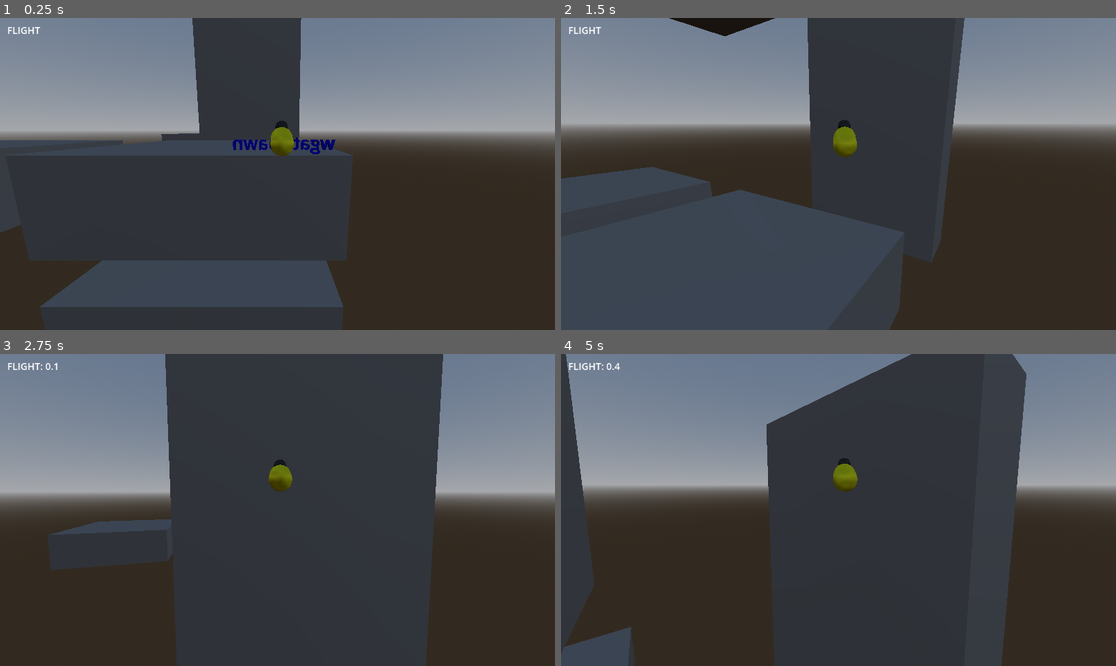
Above: before the commit, frames 1-4 (two rows, left to right).
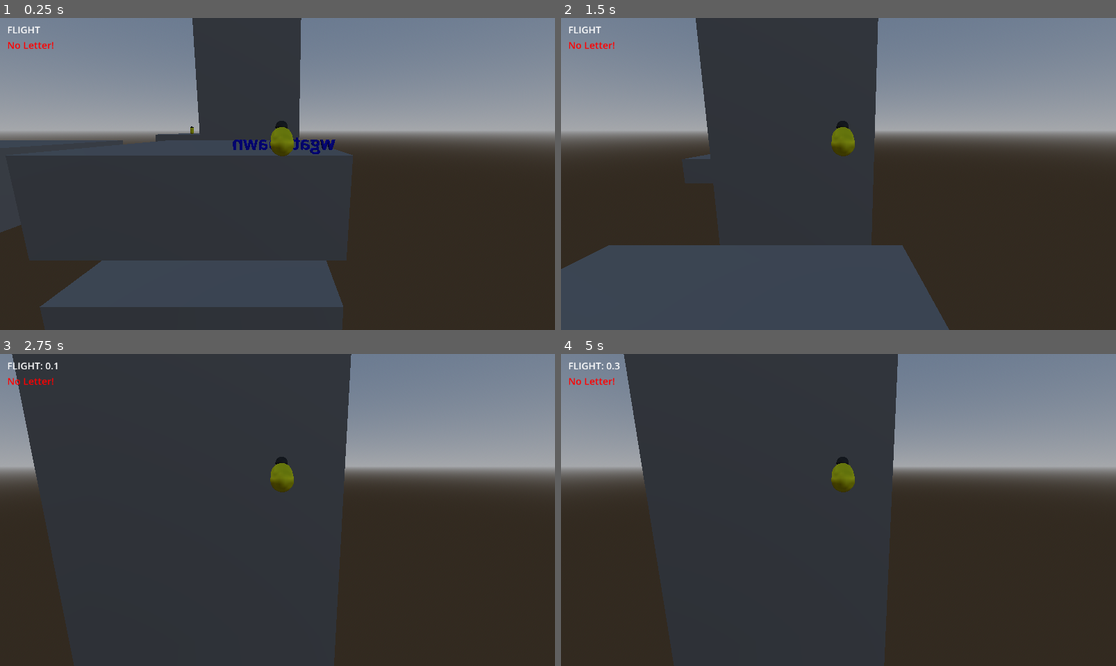
Above: after the commit, the same moments.

Repository: GunterJr/game-jam-feb
Game: Godot game, scene res://scenes/areas/movement-testing.tscn
Two runs of this game, one before a commit and one after it. Both use one fixed random seed, a clock stepped at 60 frames per second and the inputs below.
Inputs (mouse positions are in pixels of both pictures, inside the frame that each line leads up to):
- Up to frame 1 (0.25 s): no input
- Up to frame 2 (1.5 s): tap Enter (ui_accept) at 0.5 s; move the mouse to (866, 174) at 0.52 s; hold Enter (ui_accept) 0.53-1.28 s; hold W (forward) from 0.53 s (still down); click (866, 174) at 0.67 s; tap Space (jump) at 0.77 s; move the mouse to (810, 174) at 1.27 s; tap Shift (dash) at 1.35 s; click (810, 174) at 1.42 s
- Up to frame 3 (2.75 s): keep holding W (forward); tap Space (jump) at 1.52 s; tap Enter (ui_accept) at 1.55 s; move the mouse to (288, 503) at 2.02 s; hold Enter (ui_accept) from 2.03 s (still down); click (288, 503) at 2.17 s
- Up to frame 4 (5 s): keep holding W (forward); move the mouse to (832, 516) at 2.77 s; release Enter (ui_accept) at 2.78 s; tap Enter (ui_accept) at 2.85, 4.35 s; click (832, 516) at 2.92 s; tap Space (jump) at 3.02, 3.77, 4.52 s; move the mouse to (877, 513) at 3.52 s; hold Enter (ui_accept) 3.53-4.28 s; tap Shift (dash) at 3.6 s; click (877, 513) at 3.67 s; move the mouse to (794, 506) at 4.27 s; click (794, 506) at 4.42 s

The runs differ from the first frame. In frame 1, 0.2% of the frame differs, in the area x 1-36%, y 2-40%; in frame 2, 32%; in frame 3, 33%; in frame 4, 39%, in the area x 0-100%, y 0-100%.

Commit message:
Add letter giving and text box for suitor bee. Note: GUI is now an autoload.

Diff:
--- a/project.godot
+++ b/project.godot
@@ -14,6 +14,10 @@
 run/main_scene="uid://82t42v7w6sgc"
 config/features=PackedStringArray("4.6", "Forward Plus")
 config/icon="res://icon.svg"
+
+[autoload]
+
+GUI="*uid://368t47su1g8u"
 
 [input]
 
--- a/scenes/actors/suitor-bee.tscn
+++ b/scenes/actors/suitor-bee.tscn
@@ -1,4 +1,6 @@
 [gd_scene format=3 uid="uid://dfkgkk2hqb77"]
+
+[ext_resource type="Script" uid="uid://l1ujqc4mr02m" path="res://scripts/suitor_bee.gd" id="1_d226x"]
 
 [sub_resource type="CapsuleMesh" id="CapsuleMesh_p8kpe"]
 radius = 0.1
@@ -14,13 +16,39 @@
 [sub_resource type="StandardMaterial3D" id="StandardMaterial3D_1tyor"]
 albedo_color = Color(0, 0, 0, 1)
 
+[sub_resource type="CapsuleShape3D" id="CapsuleShape3D_p8kpe"]
+radius = 0.1
+height = 0.3
+
+[sub_resource type="BoxShape3D" id="BoxShape3D_d226x"]
+size = Vector3(1.9696045, 0.7180176, 1.5402832)
+
 [node name="SuitorBee" type="StaticBody3D" unique_id=643648152]
+script = ExtResource("1_d226x")
 
-[node name="MeshInstance3D" type="MeshInstance3D" parent="." unique_id=63989046]
+[node name="Body" type="MeshInstance3D" parent="." unique_id=63989046]
 mesh = SubResource("CapsuleMesh_p8kpe")
 surface_material_override/0 = SubResource("StandardMaterial3D_d226x")
 
-[node name="MeshInstance3D" type="MeshInstance3D" parent="MeshInstance3D" unique_id=1423929763]
+[node name="MeshInstance3D" type="MeshInstance3D" parent="Body" unique_id=1423929763]
 transform = Transform3D(1, 0, 0, 0, 1, 0, 0, 0, 1, 0, 0.16721326, 0)
 mesh = SubResource("SphereMesh_p8kpe")
 surface_material_override/0 = SubResource("StandardMaterial3D_1tyor")
+
+[node name="CollisionShape3D" type="CollisionShape3D" parent="." unique_id=2059620147]
+shape = SubResource("CapsuleShape3D_p8kpe")
+
+[node name="Voice" type="Label3D" parent="." unique_id=165716873]
+transform = Transform3D(1, 0, 0, 0, 1, 0, 0, 0, 1, 0, 0.36995763, 0)
+pixel_size = 0.003
+billboard = 1
+text = "My name is awesome guy"
+
+[node name="CollectTrigger" type="Area3D" parent="." unique_id=1762402684]
+collision_mask = 2
+
+[node name="CollisionShape3D" type="CollisionShape3D" parent="CollectTrigger" unique_id=1332121387]
+transform = Transform3D(1, 0, 0, 0, 1, 0, 0, 0, 1, 0.035949707, 0.14099121, -0.01550293)
+shape = SubResource("BoxShape3D_d226x")
+
+[connection signal="body_entered" from="CollectTrigger" to="." method="on_player_enter"]
--- a/scenes/areas/movement-testing.tscn
+++ b/scenes/areas/movement-testing.tscn
@@ -1,9 +1,9 @@
 [gd_scene format=3 uid="uid://82t42v7w6sgc"]
 
 [ext_resource type="PackedScene" uid="uid://b3lnfnn3odxmx" path="res://scenes/actors/benson.tscn" id="1_0kmkr"]
-[ext_resource type="PackedScene" uid="uid://368t47su1g8u" path="res://scenes/misc/gui.tscn" id="2_akchg"]
 [ext_resource type="PackedScene" uid="uid://d3w30uoyca4fd" path="res://scenes/objects/honey-ball.tscn" id="3_18mwh"]
 [ext_resource type="PackedScene" uid="uid://c6dlgb1usn7cx" path="res://scenes/objects/spawnpoint.tscn" id="3_64h5n"]
+[ext_resource type="PackedScene" uid="uid://dfkgkk2hqb77" path="res://scenes/actors/suitor-bee.tscn" id="5_5h40q"]
 
 [sub_resource type="BoxShape3D" id="BoxShape3D_5hakr"]
 size = Vector3(3, 1, 3)
@@ -91,8 +91,14 @@
 transform = Transform3D(3, 0, 0, 0, -1, 0, 0, 0, 3, 0, 0, 0)
 mesh = SubResource("BoxMesh_0kmkr")
 
-[node name="MeshInstance3D2" type="MeshInstance3D" parent="StaticBody3D6" unique_id=1018382128]
-transform = Transform3D(3, 0, 0, 0, -1, 0, 0, 0, 3, 0, 0, 10.637159)
+[node name="StaticBody3D7" type="StaticBody3D" parent="." unique_id=991738707]
+transform = Transform3D(1, 0, 0, 0, 1, 0, 0, 0, 1, 4, -0.50688237, 10)
+
+[node name="CollisionShape3D" type="CollisionShape3D" parent="StaticBody3D7" unique_id=1807492554]
+shape = SubResource("BoxShape3D_5hakr")
+
+[node name="MeshInstance3D" type="MeshInstance3D" parent="StaticBody3D7" unique_id=768550496]
+transform = Transform3D(3, 0, 0, 0, -1, 0, 0, 0, 3, 0, 0, 0)
 mesh = SubResource("BoxMesh_0kmkr")
 
 [node name="Benson" parent="." unique_id=193555425 node_paths=PackedStringArray("spawnpoint") instance=ExtResource("1_0kmkr")]
@@ -102,11 +108,6 @@
 [node name="WorldEnvironment" type="WorldEnvironment" parent="." unique_id=1927498808]
 environment = SubResource("Environment_18mwh")
 
-[node name="CanvasLayer" type="CanvasLayer" parent="." unique_id=1599625562]
-
-[node name="GUI" parent="CanvasLayer" unique_id=901090881 instance=ExtResource("2_akchg")]
-mouse_filter = 1
-
 [node name="HoneyBall" parent="." unique_id=726348483 instance=ExtResource("3_18mwh")]
 transform = Transform3D(1, 0, 0, 0, 1, 0, 0, 0, 1, 3.4648788, -0.9638493, -1.9703925)
 honey_type = 1
@@ -114,4 +115,5 @@
 [node name="Spawnpoint" parent="." unique_id=71272684 instance=ExtResource("3_64h5n")]
 transform = Transform3D(1, 0, 0, 0, 1, 0, 0, 0, 1, -0.9007504, 0.09811757, -1.4054432)
 
-[connection signal="flew" from="Benson" to="CanvasLayer/GUI" method="update_flight"]
+[node name="SuitorBee" parent="." unique_id=643648152 instance=ExtResource("5_5h40q")]
+transform = Transform3D(1, 0, 0, 0, 1, 0, 0, 0, 1, 4.076533, 0.19311757, 9.865849)
--- a/scenes/misc/gui.tscn
+++ b/scenes/misc/gui.tscn
@@ -1,5 +1,6 @@
 [gd_scene format=3 uid="uid://368t47su1g8u"]
 
+[ext_resource type="Theme" uid="uid://du4wweld30pxv" path="res://scenes/misc/gui_theme.tres" id="1_iox2t"]
 [ext_resource type="Script" uid="uid://dr2k4w3ora5y" path="res://scripts/gui.gd" id="1_yxipg"]
 
 [node name="GUI" type="Control" unique_id=901090881]
@@ -9,6 +10,7 @@
 anchor_bottom = 1.0
 grow_horizontal = 2
 grow_vertical = 2
+theme = ExtResource("1_iox2t")
 script = ExtResource("1_yxipg")
 
 [node name="MarginContainer" type="MarginContainer" parent="." unique_id=1194406925]
@@ -18,8 +20,15 @@
 theme_override_constants/margin_left = 15
 theme_override_constants/margin_top = 10
 
-[node name="FlightRemaining" type="Label" parent="MarginContainer" unique_id=1126317301]
+[node name="VBoxContainer" type="VBoxContainer" parent="MarginContainer" unique_id=1142255032]
 layout_mode = 2
-theme_override_font_sizes/font_size = 20
+
+[node name="FlightRemaining" type="Label" parent="MarginContainer/VBoxContainer" unique_id=1126317301]
+layout_mode = 2
 text = "FLIGHT"
 metadata/_edit_use_anchors_ = true
+
+[node name="LetterStatus" type="Label" parent="MarginContainer/VBoxContainer" unique_id=1735477788]
+layout_mode = 2
+theme_override_colors/font_color = Color(1, 0, 0, 1)
+text = "No Letter!"
--- /dev/null
+++ b/scenes/misc/gui_theme.tres
@@ -0,0 +1,4 @@
+[gd_resource type="Theme" format=3 uid="uid://du4wweld30pxv"]
+
+[resource]
+Label/font_sizes/font_size = 20
--- a/scripts/benson.gd
+++ b/scripts/benson.gd
@@ -21,11 +21,6 @@
 @onready var body: Node3D = $Orientation
 @onready var camarm : SpringArm3D = $CameraArm
 @onready var buzzer: AudioStreamPlayer3D = $Buzzer
-
-
-## Emits each frame the player is flying.
-## TODO: retarded
-signal flew(new_time)
 
 ## Set Benson's position to the listed spawnpoint.
 func respawn() -> void:
@@ -81,7 +76,7 @@
 			velocity.y = 0
 		velocity.y += flight_velocity
 		current_flight_time += delta
-		flew.emit(current_flight_time)
+		GUI.update_flight(current_flight_time)
 
 	# Get the input direction and handle the movement/deceleration.
 	var input_vector : Vector2 = Vector2(
@@ -111,7 +106,7 @@
 			velocity.z += move_direction.z * flight_speed * delta
 
 		var target_angle := Vector3.BACK.signed_angle_to(move_direction, Vector3.UP)
-		body.global_rotation.y = lerp(target_angle, body.global_rotation.y, 0.6)
+		body.global_rotation.y = lerpf(target_angle, body.global_rotation.y, 0.6)
 
 		#handle dash
 		if Input.is_action_just_pressed("dash") and !is_on_floor() and current_flight_time < flight_time:
@@ -126,7 +121,6 @@
 
 
 	move_and_slide()
-
 	current_velocity = velocity
 
 ## "Refreshes" the players flight time. This method could techincally be placed
--- a/scripts/gui.gd
+++ b/scripts/gui.gd
@@ -1,6 +1,23 @@
 extends Control
+
+@onready var flight_remaining: Label = $MarginContainer/VBoxContainer/FlightRemaining
+@onready var letter_status: Label = $MarginContainer/VBoxContainer/LetterStatus
+
+## Really, this should not be stored in a GUI singleton, it probably should be
+## some other autoload for game state. Oh well.
+var has_letter : bool = false:
+	set(input):
+		letter_label(input)
 
 func update_flight(new: float):
 	new = snappedf(new, 0.1)
 	var out : String = "FLIGHT: " + str(new)
-	$MarginContainer/FlightRemaining.text = out
+	flight_remaining.text = out
+
+func letter_label(letter : bool) -> void:
+	if letter:
+		letter_status.text = "Holding Letter!"
+		letter_status.add_theme_color_override("font_color", Color(0.0, 0.808, 0.0, 1.0))
+	else:
+		letter_status.text = "No Letter"
+		letter_status.add_theme_color_override("font_color", Color(1.0, 0.0, 0.0, 1.0))
--- /dev/null
+++ b/scripts/suitor_bee.gd
@@ -0,0 +1,23 @@
+extends StaticBody3D
+
+@onready var voice: Label3D = $Voice
+@onready var collect_trigger: Area3D = $CollectTrigger
+## TODO: These are hardcoded in for now, though if we have time we ought to
+##
+var comments : Array[String] = [
+	"Please send this to my one true love!",
+	"Have you seen the Queen? Please deliver this!",
+	"See that this gets through safely...",
+	"Ohhh.... The Queen..."
+]
+
+# Called when the node enters the scene tree for the first time.
+func _ready() -> void:
+	voice.text = ""
+
+func on_player_enter(body: Node3D) -> void:
+	print("Letter get!")
+	voice.text = comments[randi_range(0, comments.size() - 1)]
+	# TODO: scrolling text
+	$CollectTrigger/CollisionShape3D.set_deferred("disabled", true)
+	GUI.has_letter = true
Not shown, added: scripts/suitor_bee.gd.uid
